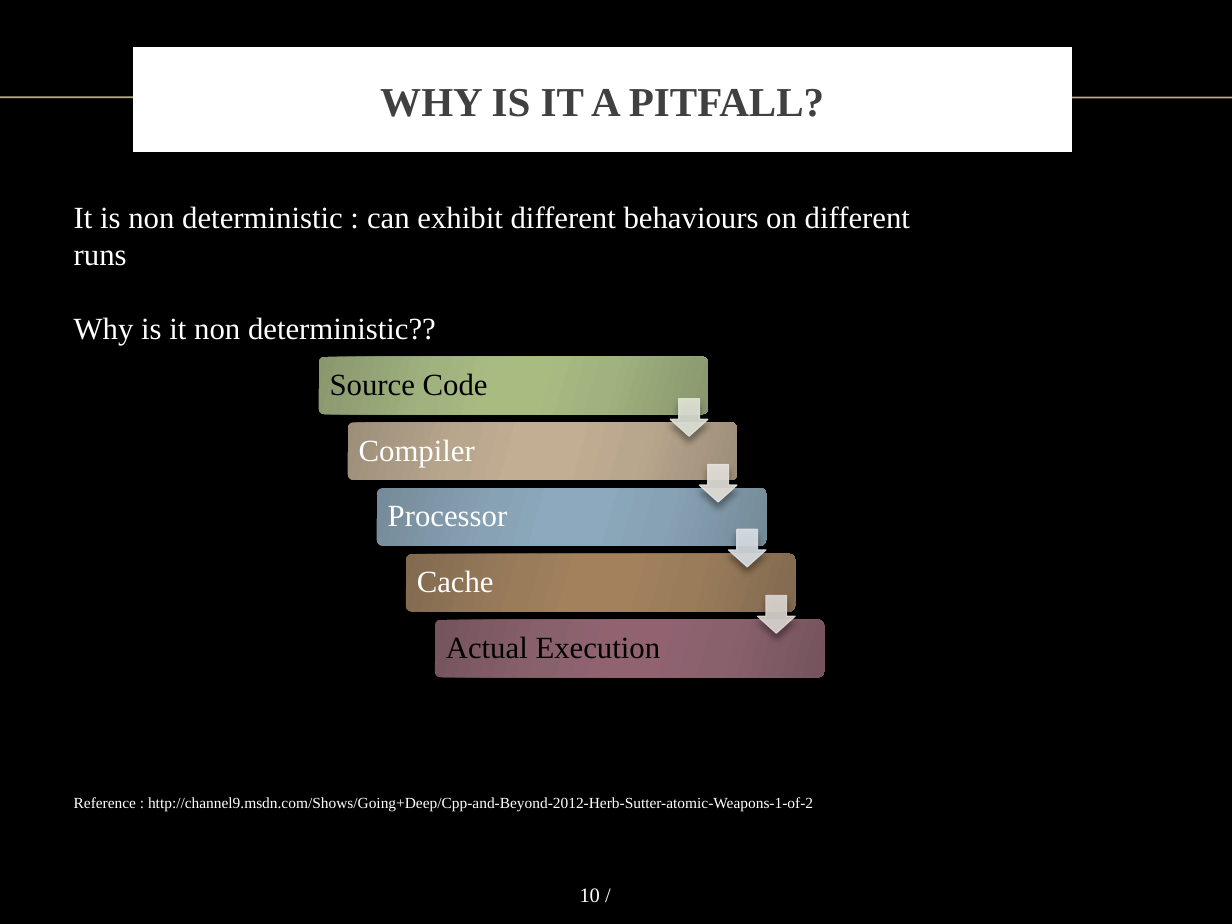
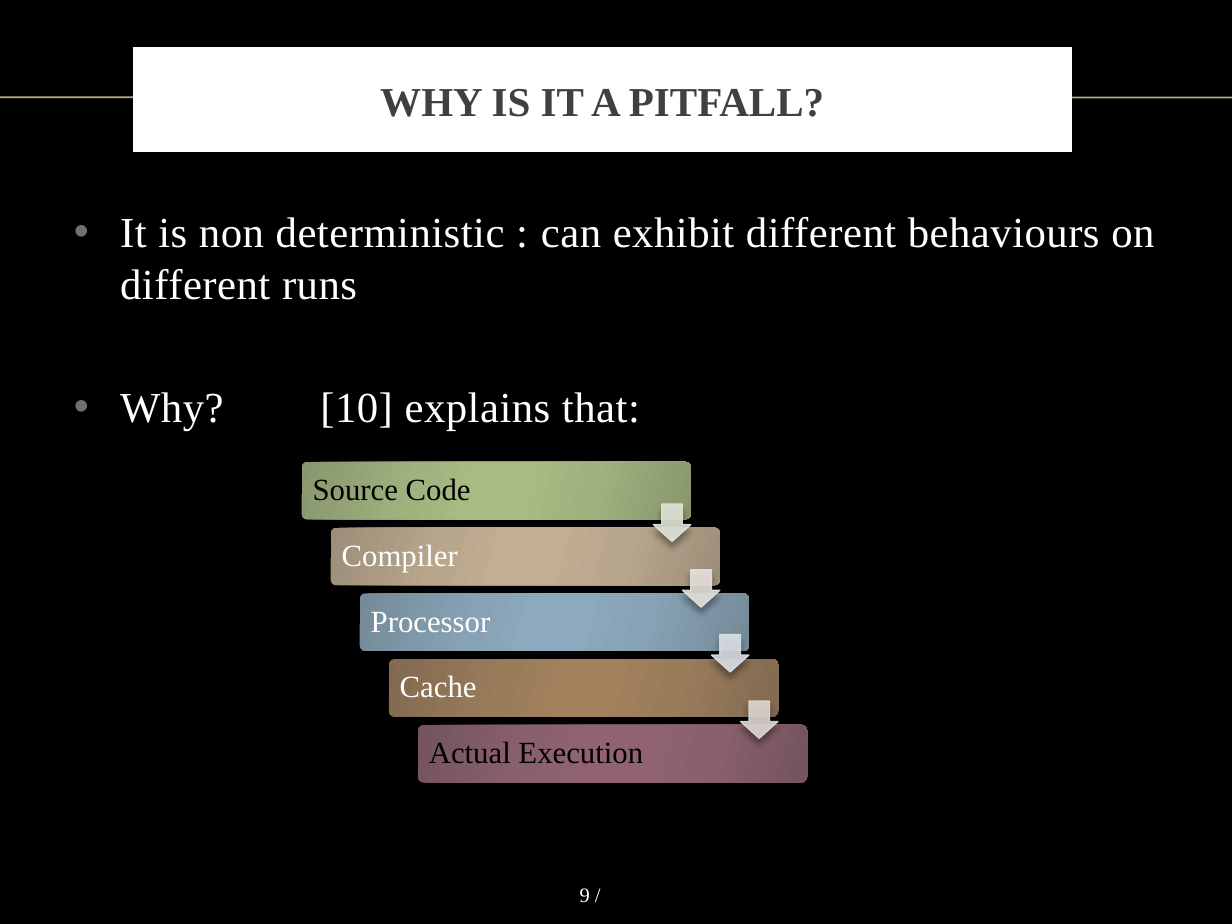
Before and after one commit to vong-srey/Paravantage, a slide deck: slide 9 of Presentation.pptx (slide 10 before the commit). Drawn at 1232x924 pixels with LibreOffice and Linux fonts; fonts in the diff are those of the drawing; background and template pictures are left out. Boxes give left, top, right and bottom in pixels: in the first picture for what was removed or moved away, otherwise in the second. Text is boxed around its words. In the diff, an @@ line names an element or a change of style, - is before the commit and + after.

Commit message:
unify presentation slides format

```diff
--- a/Presentation.pptx
+++ b/Presentation.pptx
@@ text "It is non deterministic : ..." moved from (x1=74, y1=206, x2=910, y2=345) to (x1=120, y1=217, x2=1154, y2=430) @@
@@ text at (x1=120, y1=217, x2=1154, y2=300): size 18 to 25 pt, letter spacing 0 to 0.3 pt in "It is non deterministic : can exhibit ..."; bullet none to •; more space between paragraphs @@
@@ text at (x1=120, y1=392, x2=640, y2=430): text changed; size 18 to 25 pt @@
-Why is it non deterministic??
+• Why? [10] explains that:
@@ 5 texts, 5 rounded rectangles, 3 down arrows moved together from (x1=319, y1=356, x2=824, y2=678) to (x1=302, y1=462, x2=807, y2=782) @@
@@ down arrow moved from (x1=758, y1=596, x2=795, y2=633) to (x1=740, y1=701, x2=777, y2=738) @@
@@ text removed at (x1=74, y1=797, x2=813, y2=812) @@
-Reference : http://channel9.msdn.com/Shows/Going+Deep/Cpp-and-Beyond-2012-Herb-Sutter-atomic-Weapons-1-of-2
@@ page number at (x1=580, y1=888, x2=590, y2=903): text changed @@
-10 /
+9 /
```
Also in this commit, not shown: 6 other slides changed, 3 slides removed.
